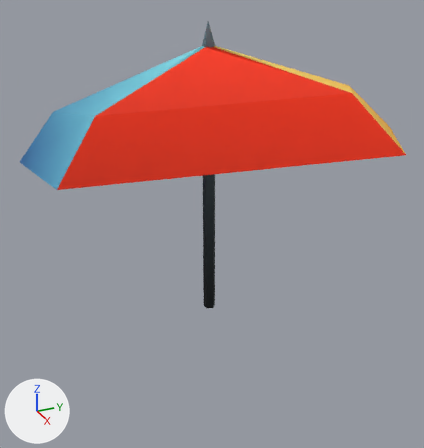
The FBX model Assets/Model/Umbrella.fbx as it was, and as the next commit left it.
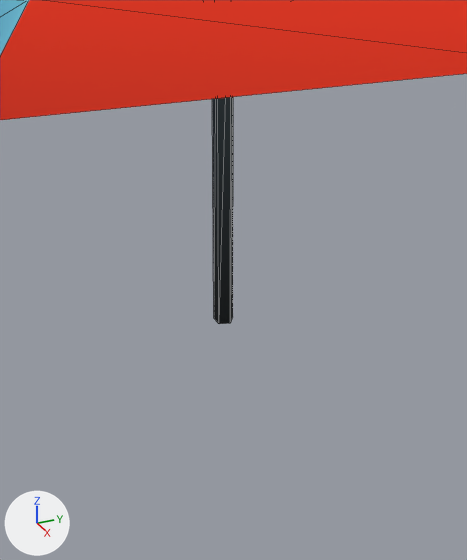
Each version is shown whole from a 50 mm camera at (3.6, -1.6, 2.52) aimed at (-0.07, 0.05, 0.68), then close up on the part from 18% to 83% of the width and 26% to 100% of the height. Every picture has the same lights, and +X, +Y and +Z are marked at lower left. The close-ups show mesh edges as thin lines. Where no turn or scale is listed for an object, it has been applied to the vertices.
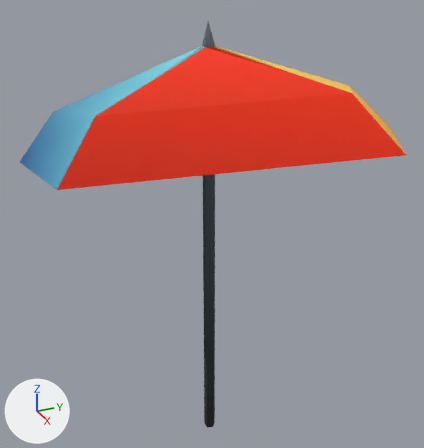
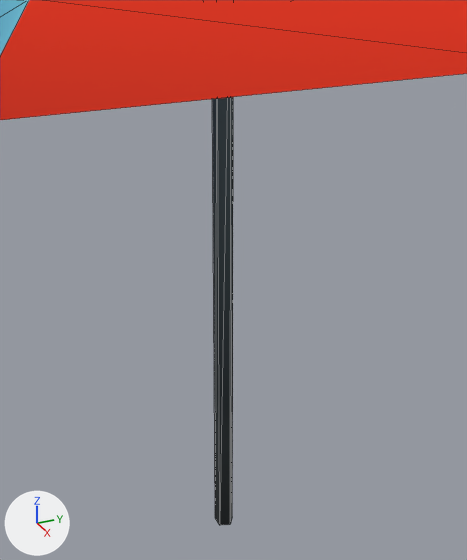
Commit message: Umbrella Updated

Location of each change, (x1, y1, x2, y2) in pixels of the close-ups (467 x 560 px; the box of a moved part takes in the faces that stretch with it):
'Cylinder', reshaped
    before: (0, 0, 467, 324)
    after: (0, 0, 467, 525)
part 1 of me_cylinder_001, moved or reshaped
    before: (212, 97, 233, 324)
    after: (212, 97, 233, 525)

What changed in the scene script:
```text
Change me_cylinder_001:
    where me_cylinder_001.from_pydata(...)  # 21 vertices, 35 faces; spans x -1.27..1.42, y -1.2..1.48, z 0.01..2.14
    used by ob_cylinder; location = (0.0, 0.0, 0.0)
    before: 0 (0.0, 0.05, 0.01) at pixel (232, 316), 2 (0.04, 0.01, 0.01) at pixel (230, 323), 4 (0.03, -0.04, 0.01) at pixel (218, 323), 6 (-0.03, -0.04, 0.01) at pixel (213, 318), 8 (-0.04, 0.01, 0.01)
    me_cylinder_001 part 1
    add for i in [0, 2, 4, 6, 8]: me_cylinder_001.vertices[i].co += Vector((0.0, 0.0, -1.21))
```
